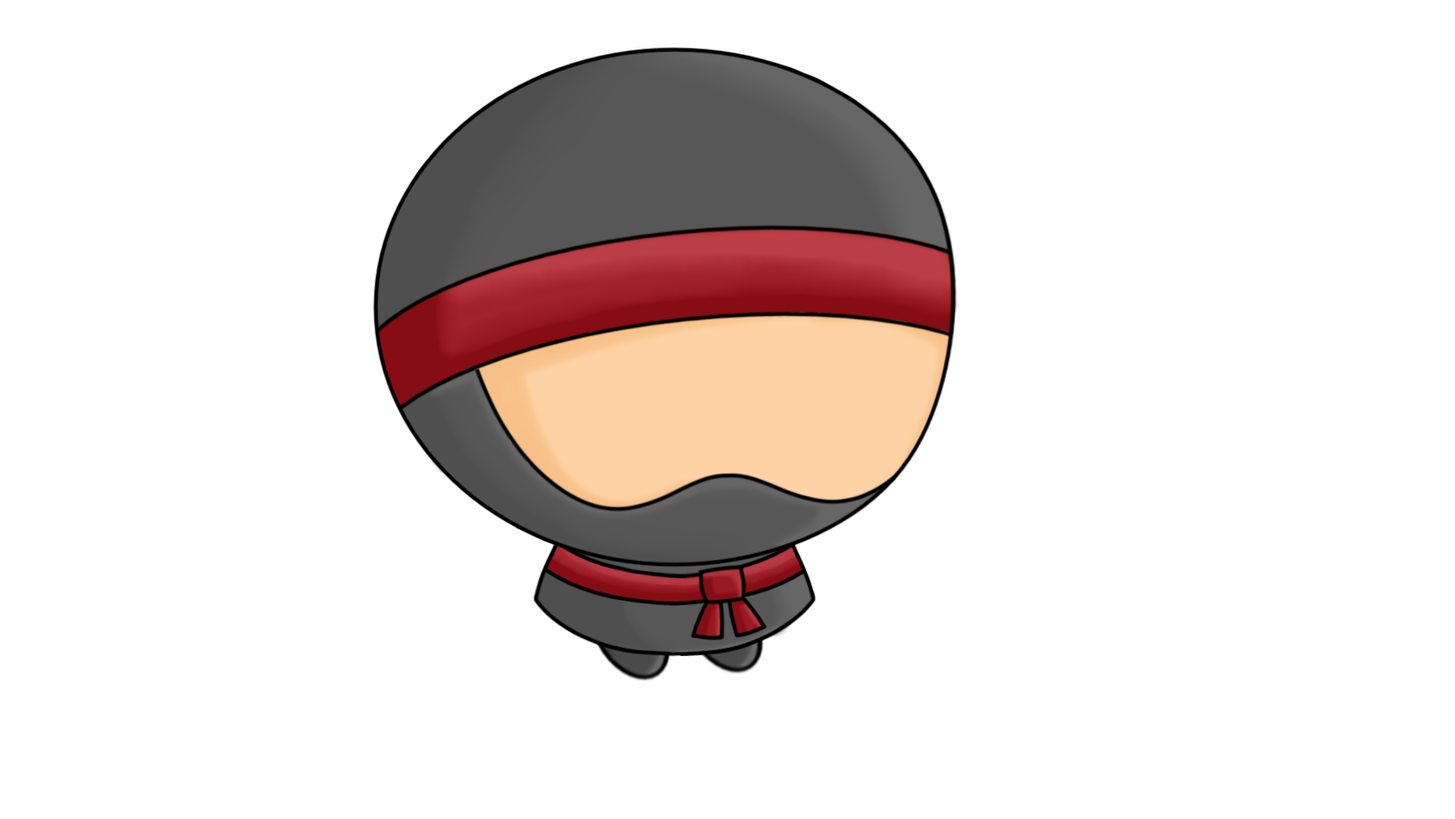
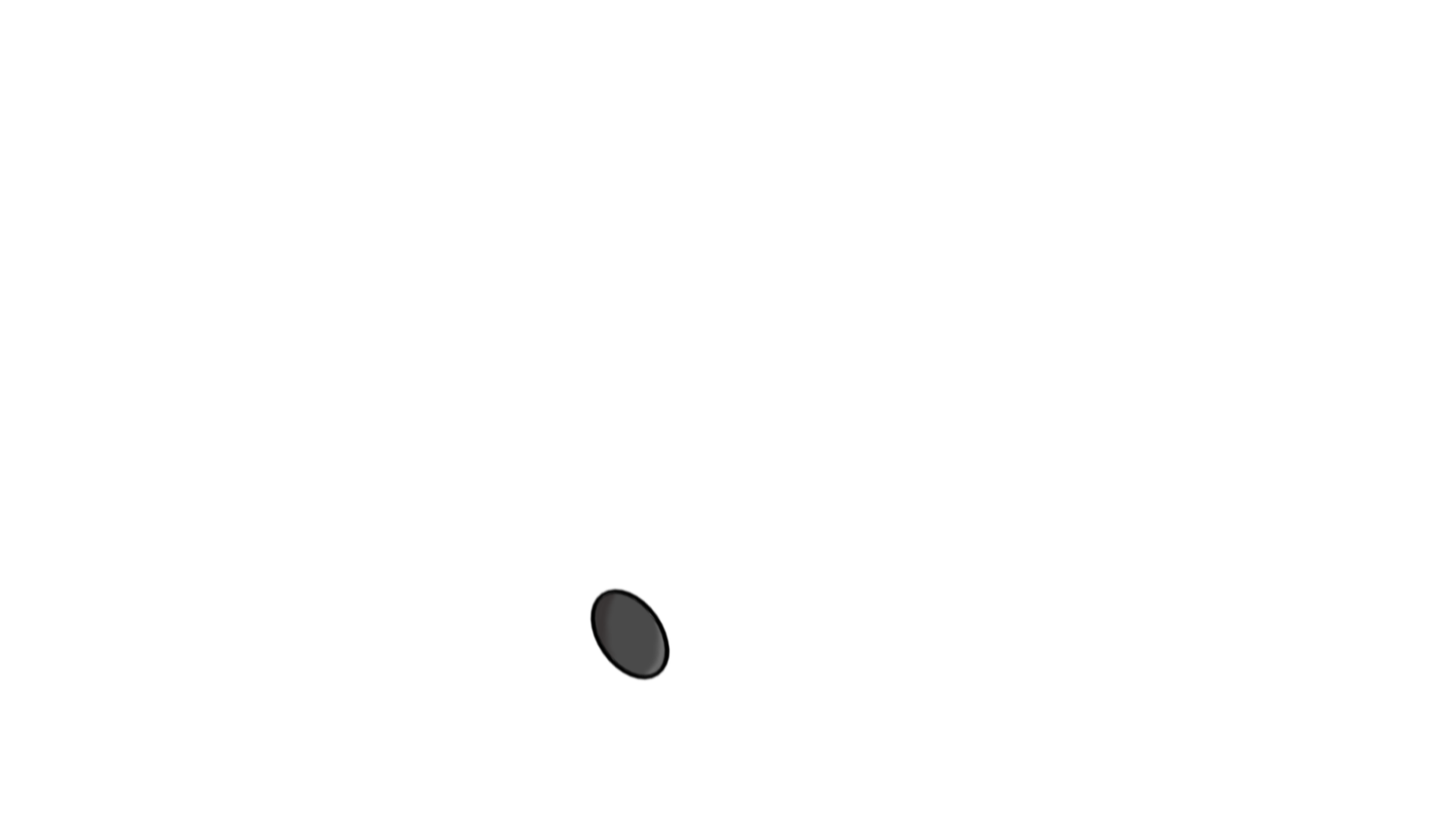
Layered file, before and after one edit (1455 × 819). Changes by layer:
hid "Head", painted on it over [372, 45, 960, 631]
hid "Body", painted on it over [485, 436, 874, 675]
hid "Foot" (2nd of 2) over [679, 533, 777, 675]
